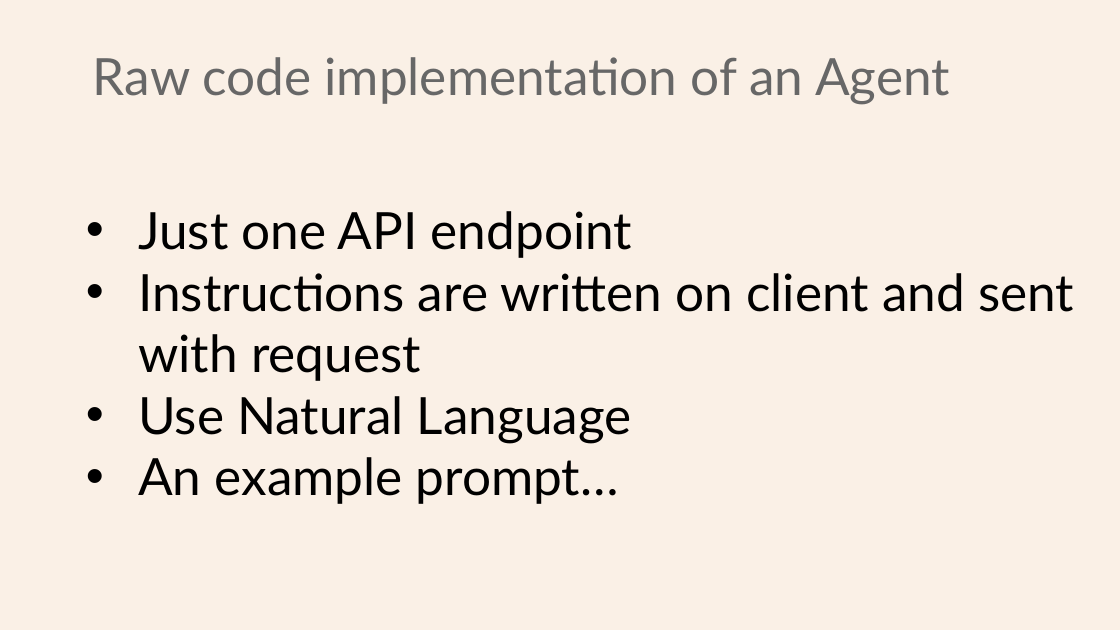
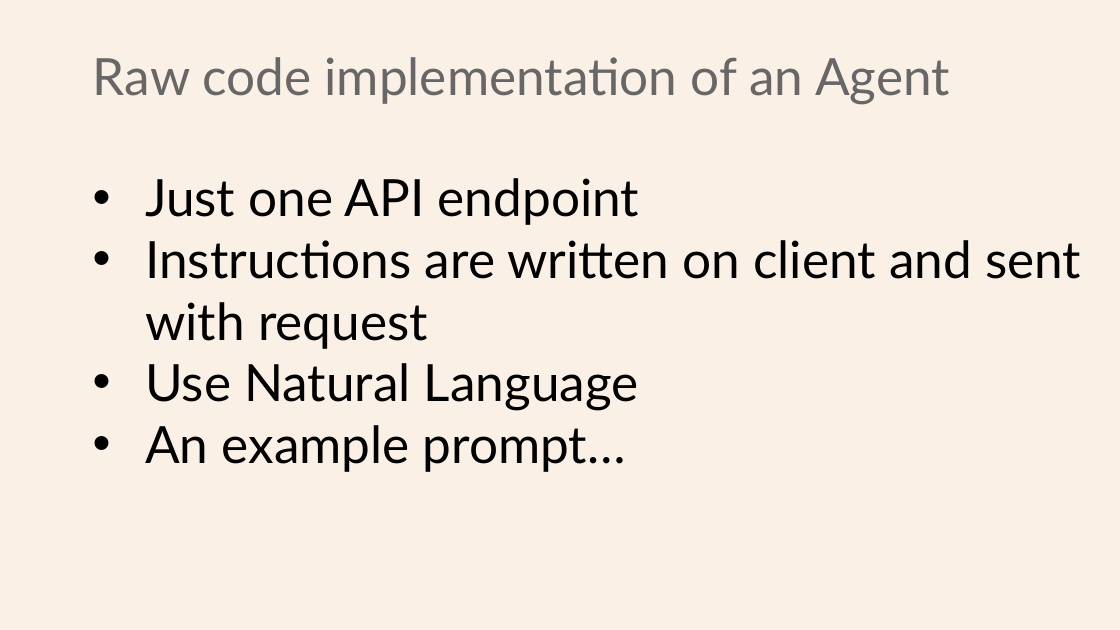
Before and after one commit to Python-Test-Engineer/earl2025, a slide deck: slide 5 of AI_Agents_in_the_Data_Pipeline.pptx. Drawn at 1120x630 pixels with LibreOffice and Linux fonts; fonts in the diff are those of the drawing. Boxes give left, top, right and bottom in pixels: in the first picture for what was removed or moved away, otherwise in the second. Text is boxed around its words. In the diff, an @@ line names an element or a change of style, - is before the commit and + after.

```diff
--- a/AI_Agents_in_the_Data_Pipeline.pptx
+++ b/AI_Agents_in_the_Data_Pipeline.pptx
@@ text "Just one API endpoint": place and size @@
-text "Just one API endpoint" at [138,211,1074,504]
+text "Just one API endpoint" at [145,178,1081,472]
```
Also in this commit, not shown: 2 other slides changed, 1 slide removed, 2 other files.
